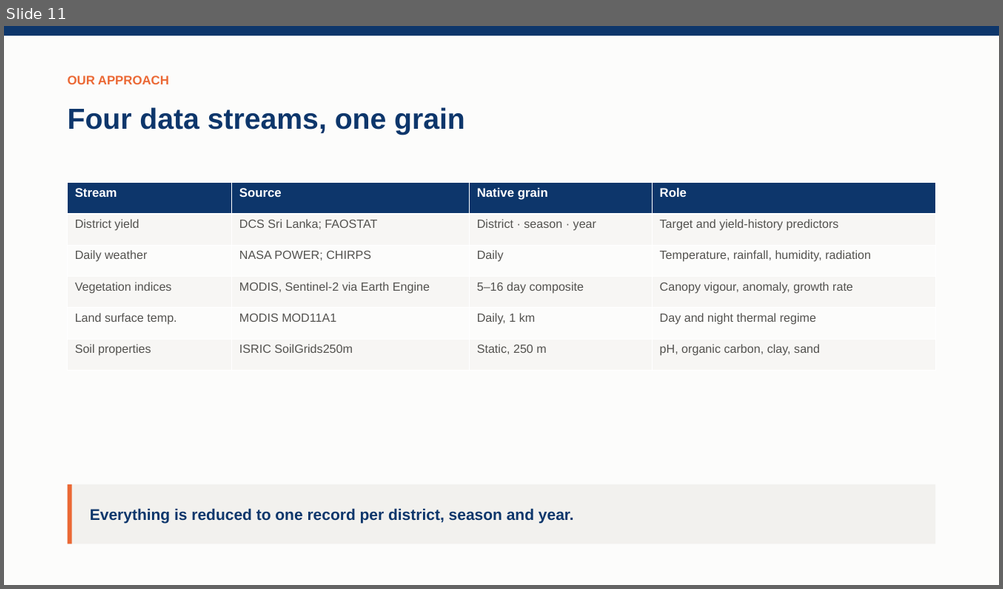
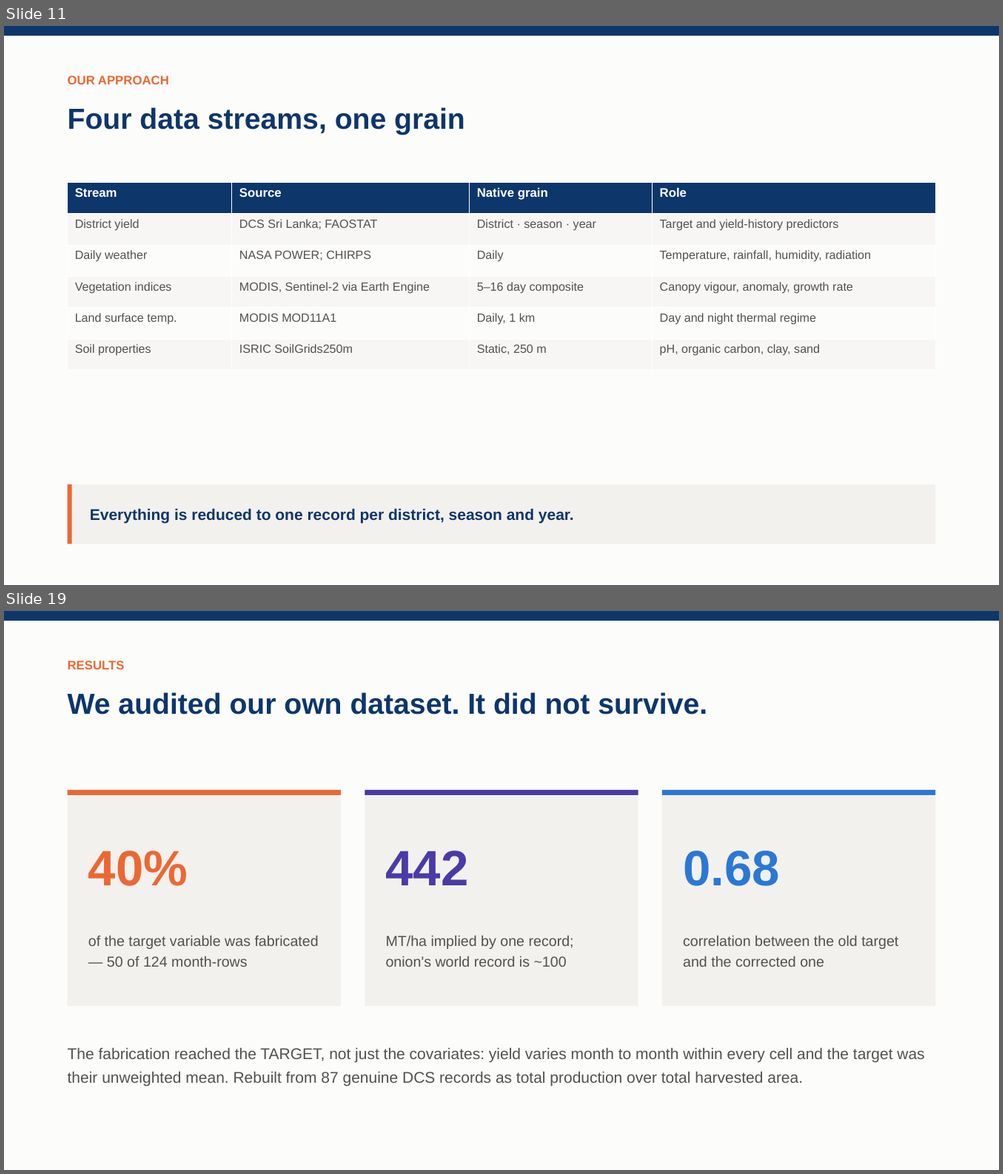
Before and after one commit to Arkambish/AgroAI, a slide deck: outputs/Final_Presentation_AgroAI.pptx. Shown one above the other, each under a label of ours: slide 11 before the commit, slides 11 and 19 after it; the slides between them are not shown. The pictures are 1003x589 and 1003x1174 pixels, drawn with LibreOffice and Linux fonts; fonts in the diff are those of the drawing. Boxes give left, top, right and bottom in pixels: in the first picture for what was removed or moved away, otherwise in the second. Text is boxed around its words. In the diff, an @@ line names an element or a change of style, - is before the commit and + after.

```diff
--- a/outputs/Final_Presentation_AgroAI.pptx
+++ b/outputs/Final_Presentation_AgroAI.pptx
@@ slide 19 added at <box>4,611,999,1170</box>, background #FCFCFB @@
@@ rectangle added at <box>4,611,999,621</box>, fill #0D366B @@
@@ text added at <box>68,661,125,669</box>, 12 pt, text #EB6834, bold @@
+RESULTS
@@ text added at <box>68,692,707,715</box>, 28 pt, text #0D366B, bold @@
+We audited our own dataset. It did not survive.
@@ rectangle added at <box>68,790,341,1006</box>, fill #F2F1EE @@
@@ rectangle added at <box>68,790,341,795</box>, fill #EB6834 @@
@@ rectangle added at <box>364,790,637,1006</box>, fill #F2F1EE @@
@@ rectangle added at <box>364,790,637,795</box>, fill #4A3AA7 @@
@@ rectangle added at <box>662,790,935,1006</box>, fill #F2F1EE @@
@@ rectangle added at <box>662,790,935,795</box>, fill #2A78D6 @@
@@ text added at <box>88,851,188,886</box>, 48 pt, text #EB6834, bold @@
+40%
@@ text added at <box>386,851,469,886</box>, 48 pt, text #4A3AA7, bold @@
+442
@@ text added at <box>683,851,780,886</box>, 48 pt, text #2A78D6, bold @@
+0.68
@@ text added at <box>88,936,318,967</box>, 14 pt, text #52514E @@
+of the target variable was fabricated — 50 of 124 month-rows
@@ text added at <box>386,936,574,967</box>, 14 pt, text #52514E @@
+MT/ha implied by one record; onion's world record is ~100
@@ text added at <box>683,936,898,967</box>, 14 pt, text #52514E @@
+correlation between the old target and the corrected one
@@ text added at <box>68,1048,924,1086</box>, 15 pt, text #52514E @@
+The fabrication reached the TARGET, not just the covariates: yield varies month to month within every cell and the target was their unweighted mean. Rebuilt from 87 genuine DCS records as total production over total harvested area.
```
Also in this commit, not shown: 9 slides changed, 12 other slides added, 13 slides removed, 46 other files.
